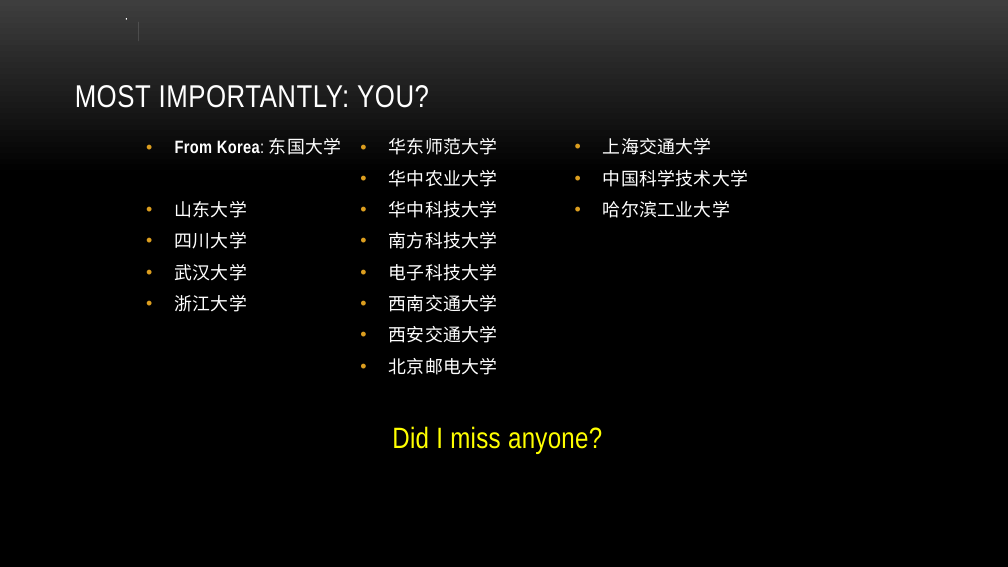
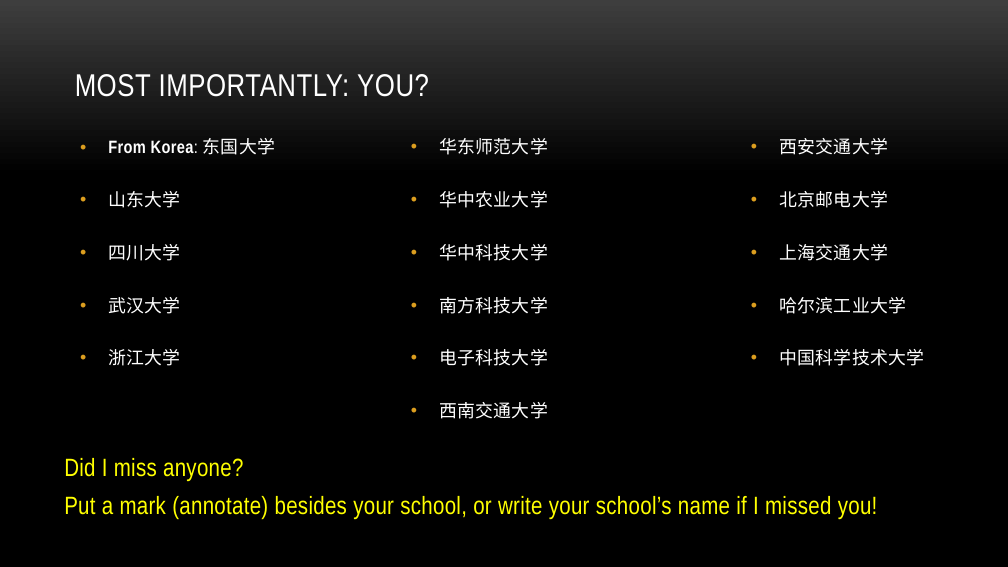
Before and after one commit to myuwbclasses/IntroGameDevelopment, a slide deck: slide 4 of PPT/Intro.pptx (slide 2 before the commit). Drawn at 1008x567 pixels with LibreOffice and Linux fonts; fonts in the diff are those of the drawing; background and template pictures are left out. Boxes give left, top, right and bottom in pixels: in the first picture for what was removed or moved away, otherwise in the second. Text is boxed around its words. In the diff, an @@ line names an element or a change of style, - is before the commit and + after.

```diff
--- a/PPT/Intro.pptx
+++ b/PPT/Intro.pptx
@@ title "MOST IMPORTANTLY: YOU?": place and size @@
-title "MOST IMPORTANTLY: YOU?" at [75, 85, 429, 108]
+title "MOST IMPORTANTLY: YOU?" at [75, 74, 429, 97]
@@ rectangle removed at [138, 22, 138, 42] @@
@@ text "From Korea: 东国大学": place and size @@
-text "From Korea: 东国大学" at [175, 138, 341, 312]
+text "From Korea: 东国大学" at [108, 138, 275, 366]
@@ text "华东师范大学": place and size @@
-text "华东师范大学" at [389, 138, 498, 375]
+text "华东师范大学" at [439, 138, 548, 419]
@@ text "华东师范大学" at [439, 138, 548, 419]: font Arial Narrow to Noto Sans CJK SC @@
@@ text "西安交通大学": place and size @@
-text "西安交通大学" at [603, 138, 748, 218]
+text "西安交通大学" at [779, 138, 924, 366]
@@ text at [779, 138, 888, 208]: paragraphs added @@
+• 西安交通大学
+• 北京邮电大学
@@ text at [108, 191, 180, 366]: font Arial Narrow to Noto Sans CJK SC in "山东大学", "四川大学", "武汉大学", "浙江大学" @@
@@ text at [603, 201, 730, 218]: paragraph removed @@
-• 哈尔滨工业大学
@@ text at [779, 244, 924, 366]: font Arial Narrow to Noto Sans CJK SC in "上海交通大学", "中国科学技术大学" @@
@@ text at [779, 297, 906, 314]: paragraph added @@
+• 哈尔滨工业大学
@@ text at [389, 326, 498, 375]: paragraphs removed @@
-• 西安交通大学
-• 北京邮电大学
@@ text "Did I miss anyone?": place and size @@
-text "Did I miss anyone?" at [392, 426, 602, 454]
+text "Did I miss anyone?" at [64, 458, 878, 519]
@@ text at [64, 458, 243, 481]: size 28 to 23.8 pt in "Did I miss anyone?"; line spacing 1 to 0.9 @@
@@ text at [64, 496, 878, 519]: paragraph added @@
+Put a mark (annotate) besides your school, or write your school’s name if I missed you!
```
Also in this commit, not shown: 6 other slides changed, 2 slides added.
